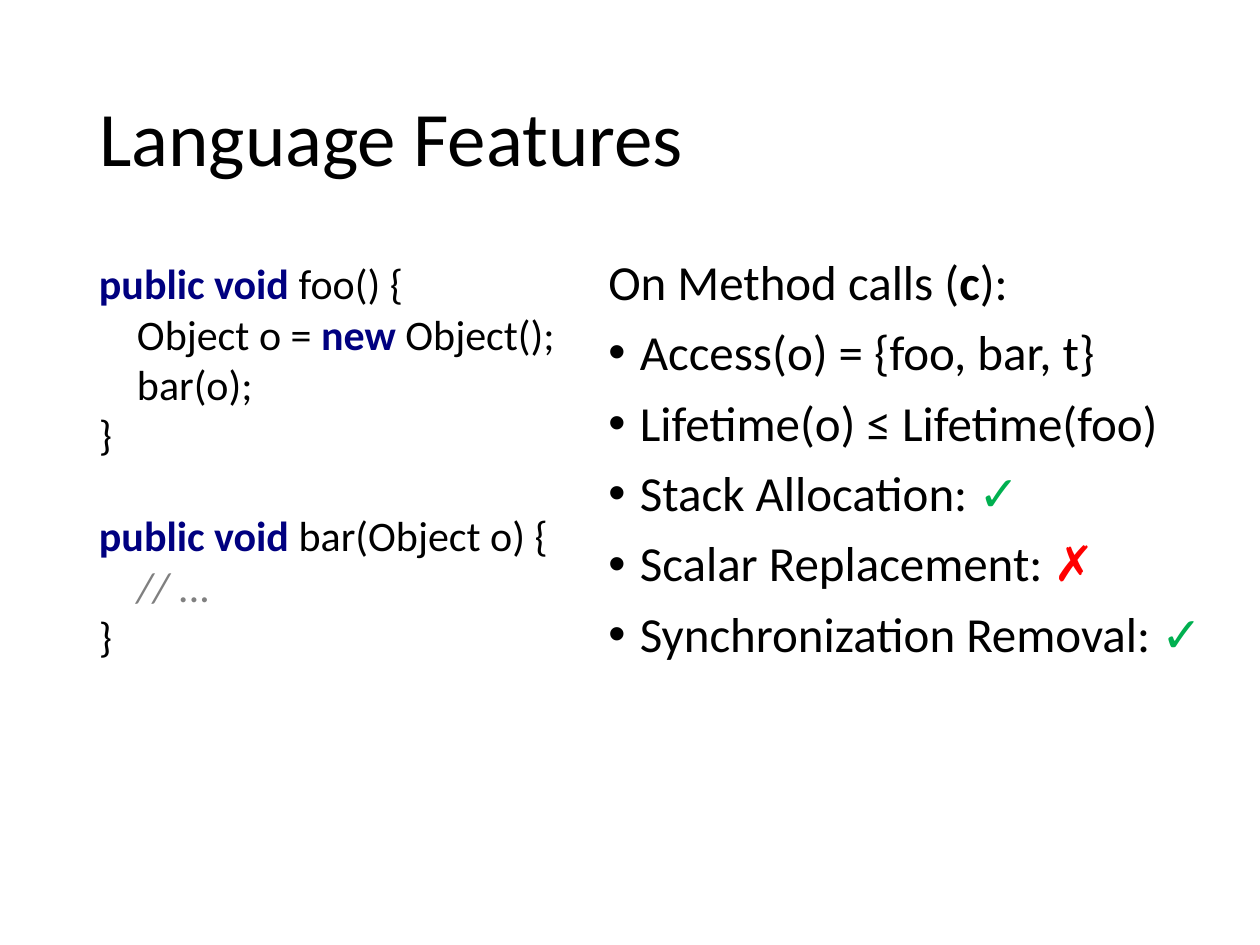
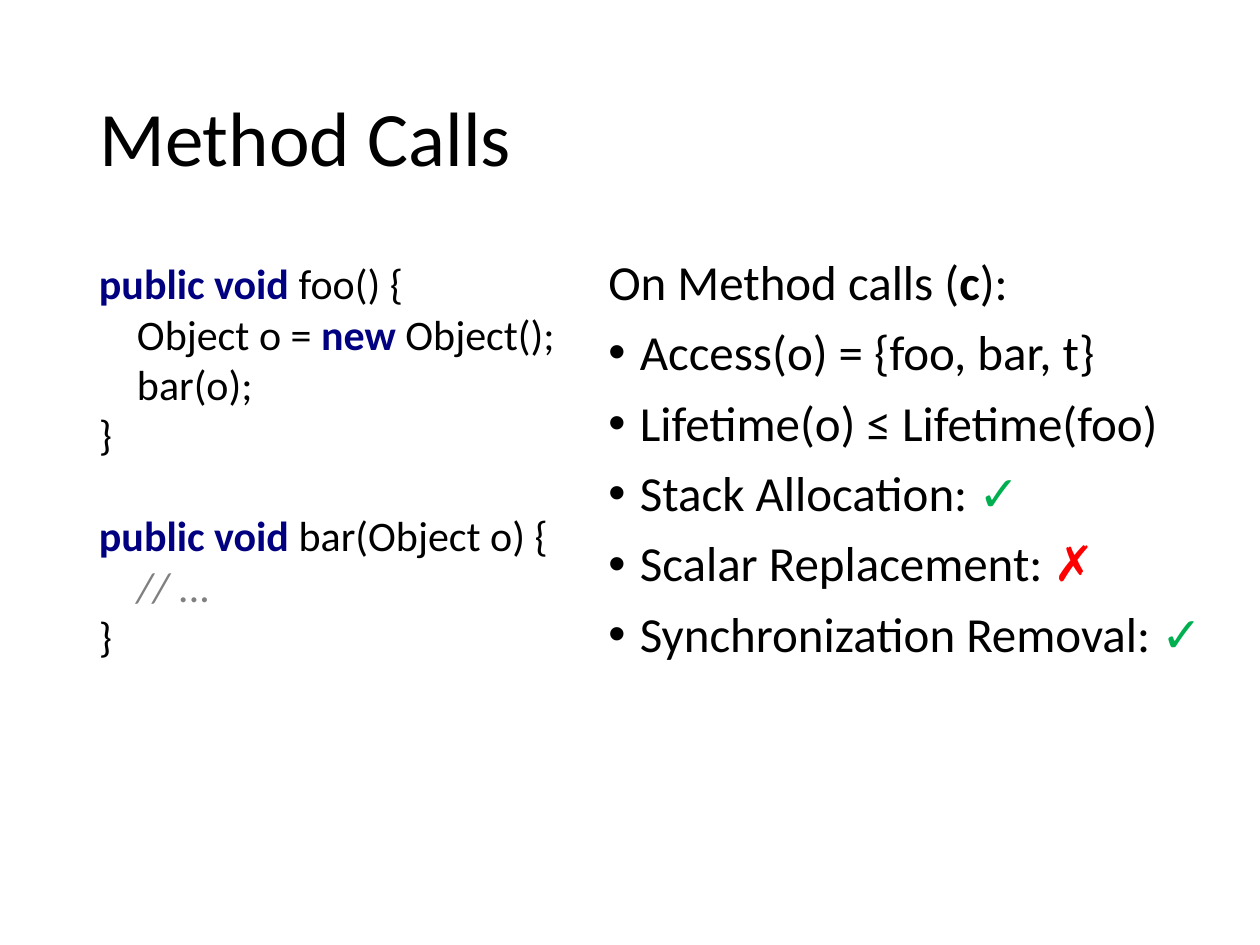
Before and after one commit to stg-tud/apsa, a slide deck: slide 10 of 2019/13-EscapeAnalysis/EscapeAnalysis.pptx. Drawn at 1260x945 pixels with LibreOffice and Linux fonts; fonts in the diff are those of the drawing. Boxes give left, top, right and bottom in pixels: in the first picture for what was removed or moved away, otherwise in the second. Text is boxed around its words. In the diff, an @@ line names an element or a change of style, - is before the commit and + after.

```diff
--- a/2019/13-EscapeAnalysis/EscapeAnalysis.pptx
+++ b/2019/13-EscapeAnalysis/EscapeAnalysis.pptx
@@ title at [99,112,511,167]: text changed @@
-Language Features
+Method Calls
```
Also in this commit, not shown: 6 other slides changed, 2 other files.
